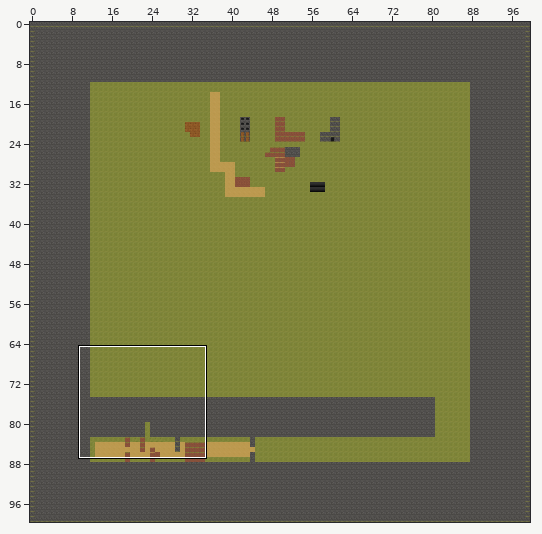
Two versions of a level (Tiled map, assets/levels/level0.tmx). The picture above shows the old version from afar; the outline marks the close-up.
Close-up. Before:
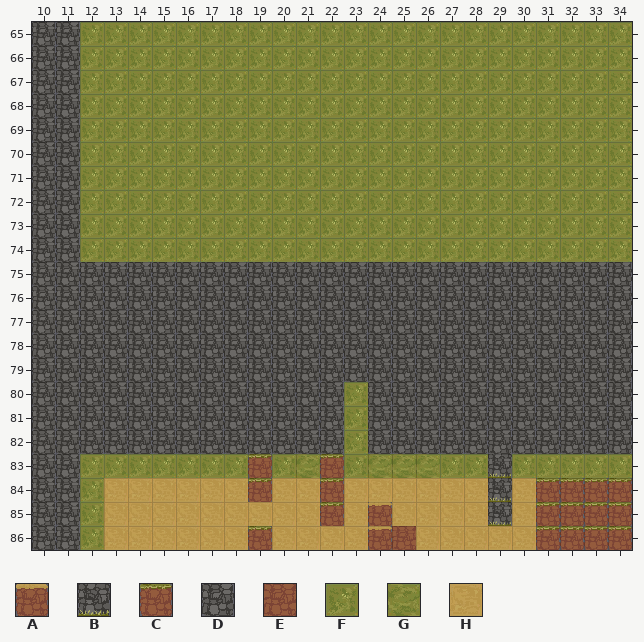
Cells are 32x32 px. Shown: x 10..34, y 65..86. The commit also changed other parts of the map, which this record leaves out.
Key: from "terrain": A 80 "level2-sand-textured-3", B 84 "level2-stone-textured-1", C 86 "level2-dirt-textured-3", D 87 "level2-stone-textured-2", E 89 "level2-dirt-2", F 97 "level2-floor-5", G 128 "level2-new-floor-grass1", H 130 "level2-new-floor-sand1".
_ is an empty cell, # one hidden under a higher layer.
Layer "terrain" before, first column x 10:
65 DDFFFFFFFFFFFFFFFFFFFFFFF
66 DDFFFFFFFFFFFFFFFFFFFFFFF
67 DDFFFFFFFFFFFFFFFFFFFFFFF
68 DDFFFFFFFFFFFFFFFFFFFFFFF
69 DDFFFFFFFFFFFFFFFFFFFFFFF
70 DDFFFFFFFFFFFFFFFFFFFFFFF
71 DDFFFFFFFFFFFFFFFFFFFFFFF
72 DDFFFFFFFFFFFFFFFFFFFFFFF
73 DDFFFFFFFFFFFFFFFFFFFFFFF
74 DDFFFFFFFFFFFFFFFFFFFFFFF
75 DDDDDDDDDDDDDDDDDDDDDDDDD
76 DDDDDDDDDDDDDDDDDDDDDDDDD
77 DDDDDDDDDDDDDDDDDDDDDDDDD
78 DDDDDDDDDDDDDDDDDDDDDDDDD
79 DDDDDDDDDDDDDDDDDDDDDDDDD
80 DDDDDDDDDDDDDFDDDDDDDDDDD
81 DDDDDDDDDDDDDFDDDDDDDDDDD
82 DDDDDDDDDDDDDFDDDDDDDDDDD
83 DDFFFFFFFCFGCFGGGFFBFFFFF
84 DDFHHHHHHCHHCHHHHHHBHCCCC
85 DDFHHHHHHHHHCHAHHHHBHCCCC
86 DDFHHHHHHCHHHHAEHHHHHCCCC
New version:
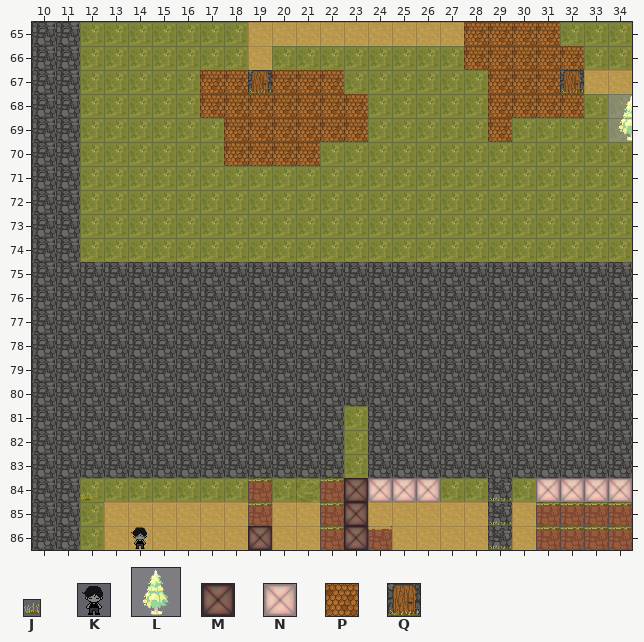
Further tiles: from "Objetos/Entidades": J 1 "grass1-16x16", K 7 "main-front-idle", L 10 "visualtree", M 14 "mbox", N 15 "bbox"; from "terrain": P 82 "roof-32x32", Q 91 "closed-door-32x32".
Tiles of an added or newly shown layer are drawn over the layers below it.
Changes in this commit:
Changed rows in their new state; . is an unchanged cell.
Layer "terrain":
first column x 17:
65 ..HHHHHHHHHPPPP...
66 ..H........PPPPP..
67 PPQPPP......PPPQHH
68 PPPPPPP.....PPPP..
69 .PPPPPP.....P.....
70 .PPPP.............
first column x 12:
80 ...........D...........
83 DDDDDDDDDDD.DDDDDDDDDDD
84 .FFFFFF.FG.####FF.F####
85 .......C....H..........
86 .......#..C..H...B.....
Layer "objects" (now shown):
first column x 34:
69 L
first column x 12:
84 J..........MNNN....NNNN
85 ...........M...........
86 ..K....M...M...........
Changed places in both close-ups, as pixel boxes (x1, y1, x2, y2):
changed: (200, 22, 632, 166)
changed: (344, 382, 368, 406)
changed: (80, 454, 632, 550)
